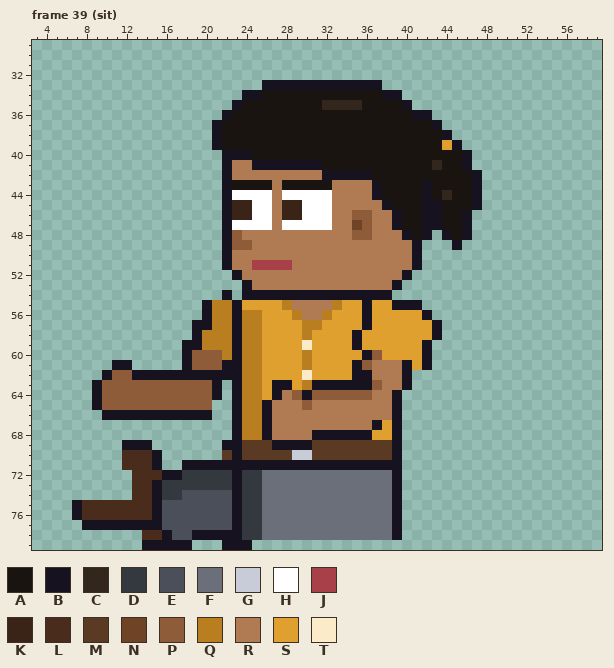
Pixel-art file -- sprites/clients/client_foreman_a_left_anim.aseprite. That is the earlier state.
64x80 pixels, 85 frames. Colours within 5 levels of each other are drawn and written as one. Shown: frame 39 (sit): x 3..59, y 29..79. The commit also changed other frames, which this record leaves out.
Visible layers, top first: "Hair", "Face", "Watch", "Near Arm", "Collar", "Belt", "Shirt", "Body", "Back Arm", "Pants", "Shoes".
Palette (. is transparent): A #1a1410  B #17121f  C #33261c  D #34383f  E #4a4f5a  F #6a6f7a  G #c8ccd8  H #ffffff  J #a8404a  K #3a2418  L #4a2c1c  M #5a3a22  N #6e4326  P #8e5c38  Q #b87e20  R #b07a52  S #e0a030  T #fcebc8
Pixels before, frame 39 (sit) (only the part around the change), first column x 15:
29 ............................................
30 ............................................
31 ............................................
32 ............................................
33 ...........BBBBBBBBBBBB.....................
34 .........BBAAAAAAAAAAAABB...................
35 ........BAAAAAAAACCCCAAAAB..................
36 .......BAAAAAAAAAAAAAAAAAABB................
37 ......BAAAAAAAAAAAAAAAAAAAAAB...............
38 ......BAAAAAAAAAAAAAAAAAAAAAAB..............
39 ......BAAAAAAAAAAAAAAAAAAAAAASB.............
40 .......BBBAAAAAAAAAAAAAAAAAAAAAB............
41 .......BRRBBBBBBBAAAAAAAAAAACAAB............
42 .......BRRRRRRRRRBBBBBAAAAAAAAAAB...........
43 .......BAAAARAAAAARRRRBAAAABAAAAB...........
44 .......BHHHHRHHHHHRRRRBAAAABACAAB...........
45 .......BKKHHRKKHHHRRRRRBAAABBAAAB...........
46 .......BKKHHRKKHHHRRPPRRBAABBAAB............
47 .......BHHHHRHHHHHRRNPRRBAABBAAB............
48 .......BPRRRRRRRRRRRPPRRRBAB.BAB............
49 .......BPPRRRRRRRRRRRRRRRRB...B.............
50 .......BRRRRRRRRRRRRRRRRRRB.................
51 .......BRRJJJJRRRRRRRRRRRRB.................
52 ........BRRRRRRRRRRRRRRRRB..................
53 .........BRRRRRRRRRRRRRRB...................
54 .......B.BBBBBBBBBBBBBBB....................
55 .....BQQBSSSSQRRRRQSSBSSBBB.................
56 .....BQQBQQSSSQRRQSSSBSSSSSB................
57 ....BBQQBQQSSSSQQSSSSBSSSSSSB...............
58 ....BQQQBQQSSSSQSSSSBSSSSSSSB...............
59 ...BBQQQBQQSSSSTSSSSBSSSSSSB................
60 ...BPPPQBQQSSSSQSSSSSBPSSSSB................
61 ...BPPPBBQQSSSSQSSSSBPRRRBSB................
62 BBBBBBBBBQQSSSSTSSSSBBRRRB..................
63 PPPPPPB.BQQSBBSQBBBBBBPRRB..................
64 PPPPPPB.BQQSBRPBPPPPPPRRB...................
65 PPPPPP..BQQBRRRPRRRRRRRRB...................
66 BBBBBB..BQQBRRRRRRRRRRRRB...................
67 ........BQQBRRRRRRRRRRBSB...................
68 ........BQQBRRRRBBBBBBSSB...................
69 .......BBMMMBBBBMMMMMMMMB...................
70 B......MBMMMMMGGMMMMMMMMB...................
71 B..BBBBBBBBBBBBBBBBBBBBBB...................
72 LBBDDDDDBDDFFFFFFFFFFFFFB...................
73 BDDDDDDDBDDFFFFFFFFFFFFFB...................
74 BDDEEEEEBDDFFFFFFFFFFFFFB...................
75 BEEEEEEEBDDFFFFFFFFFFFFFB...................
76 BEEEEEEEBDDFFFFFFFFFFFFFB...................
77 BEEEEEEEBDDFFFFFFFFFFFFFB...................
78 LBEEBBBBBDDFFFFFFFFFFFFFB...................
Once edited:
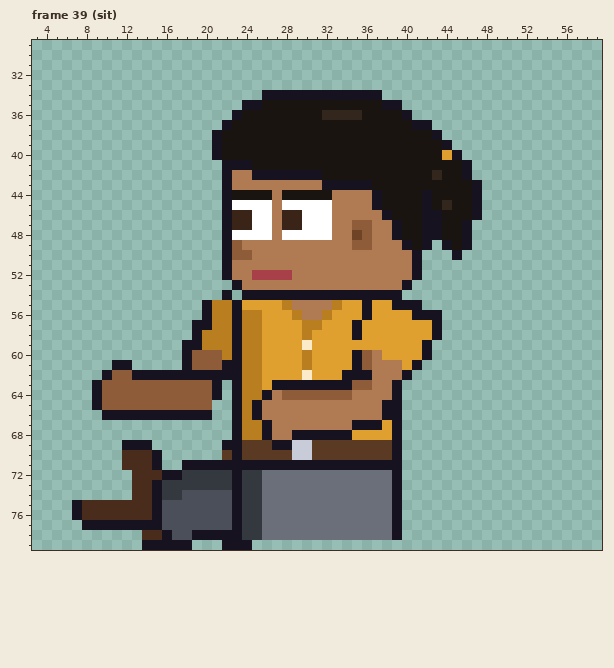
The exact change:
Frame 39 (sit):
y 33: x 26..37 BBBBBBBBBBBB -> ............
y 34: x 24..39 BBAAAAAAAAAAAABB -> ..BBBBBBBBBBBB..
y 35: x 23..25 BAA -> .BB; x 32..35 CCCC -> AAAA; x 38..40 AAB -> BB.
y 36: x 22..23 BA -> .B; x 32..35 AAAA -> CCCC; x 40..42 ABB -> B..
y 37: x 21..22 BA -> .B; x 41..43 AAB -> BB.
y 38: x 43..44 AB -> B.
y 39: x 44..45 SB -> B.
y 40: x 21..24 .BBB -> BAAA; x 44..46 AAB -> SB.
y 41: x 23..31 RRBBBBBBB -> BBAAAAAAA; x 43 C -> A
y 42: x 25..36 RRRRRRRBBBBB -> BBBBBBBAAAAA; x 43 A -> C; x 46..47 AB -> B.
y 43: x 23..26 AAAA -> RRRR; x 28..37 AAAAARRRRB -> RRRRBBBBBA; x 42 B -> A
y 44: x 23..26 HHHH -> AAAA; x 28..32 HHHHH -> AAAAA; x 44 C -> A
y 45: x 23..24 KK -> HH; x 28..29 KK -> HH; x 37..38 RB -> BA; x 43..44 BA -> AC
y 46: x 35..36 PP -> RR; x 38..39 RB -> BA; x 46..47 B. -> AB
y 47: x 23..24 HH -> KK; x 28..29 HH -> KK; x 35 N -> P
y 48: x 23..26 PRRR -> HHHH; x 28..32 RRRRR -> HHHHH; x 35 P -> N; x 39..40 RB -> BA; x 43..44 .B -> BA
y 49: x 24 P -> R; x 35..36 RR -> PP; x 40..42 RB. -> BAB; x 44..46 .B. -> BAB
y 50: x 23..24 RR -> PP; x 45 . -> B
y 51: x 25..28 JJJJ -> RRRR
y 52: x 22..23 .B -> BR; x 25..28 RRRR -> JJJJ; x 40..41 B. -> RB
y 53: x 23..24 .B -> BR; x 39..40 B. -> RB
y 54: x 39 . -> B
y 56: x 41 S -> B; x 43 . -> B
y 57: x 35..36 SB -> BS
y 59: x 35 B -> S
y 60: x 35..37 SBP -> BPR
y 61: x 40..42 BSB -> SB.
y 62: x 34 S -> B
y 63: x 29..30 SQ -> BB; x 35..37 BBP -> PPR; x 39..40 RB -> B.
y 64: x 26..28 SBR -> BRP; x 30 B -> P; x 35..36 PP -> RR
y 65: x 25..26 QB -> BR; x 30 P -> R; x 38 R -> B
y 66: x 25..26 QB -> BR; x 38 R -> B
y 67: x 35..36 RR -> BB
y 68: x 29..30 RR -> BB; x 35..36 BB -> SS
y 69: x 29..30 BB -> GG
Boxes around the changes in both pictures, in picture pixels (x1, y1, x2, y2):
changed: (212, 80, 482, 450)
